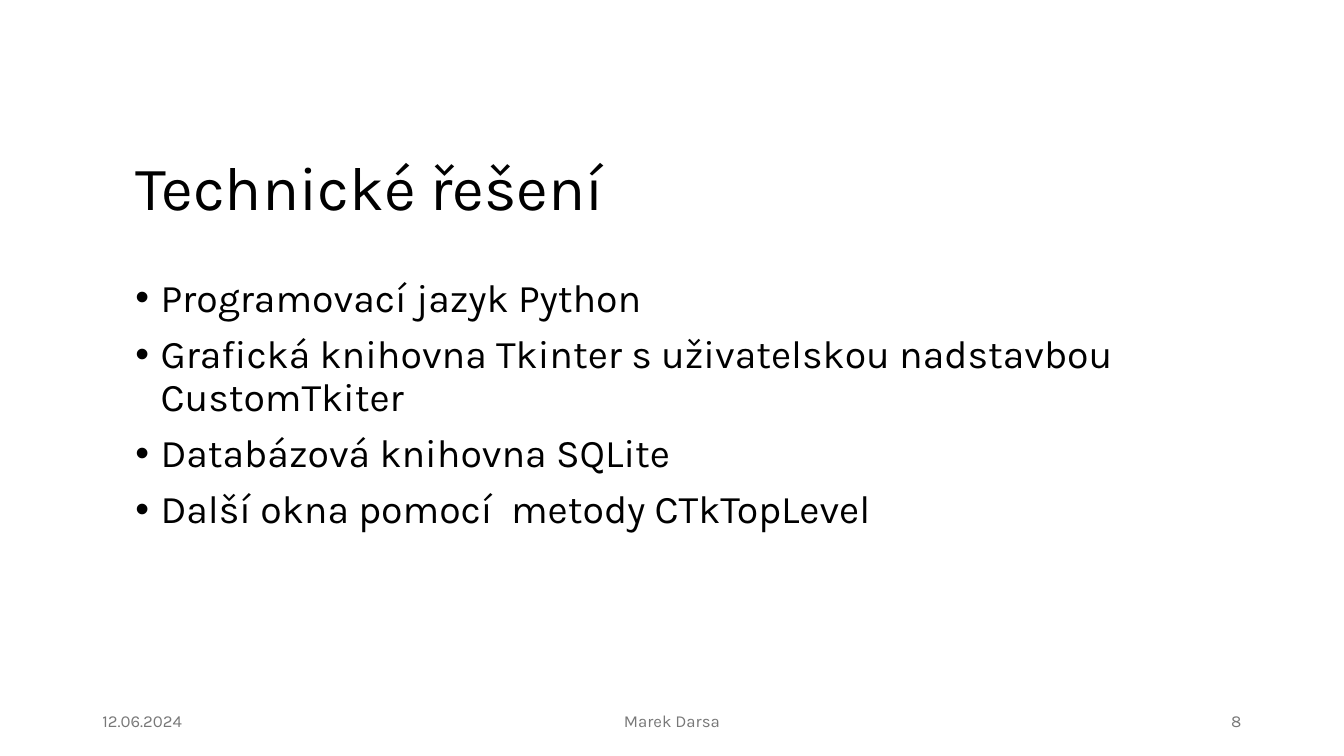
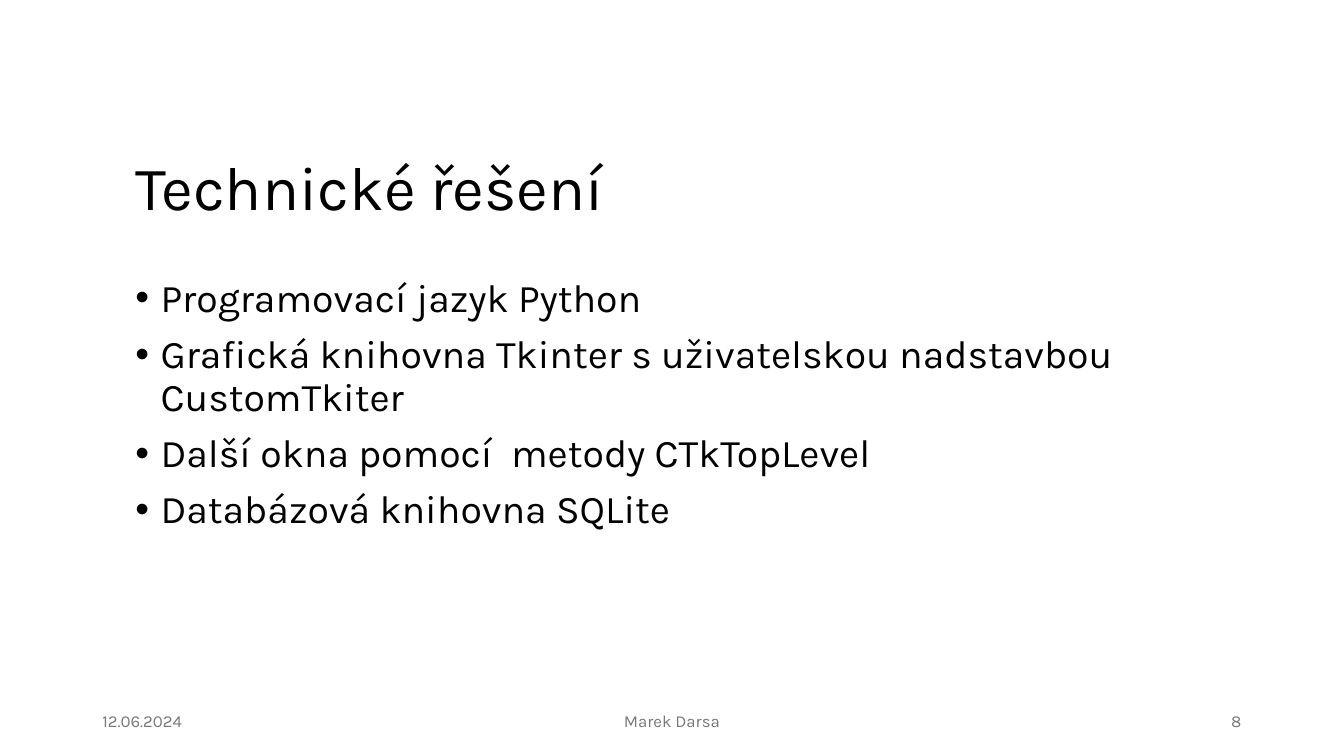
Before and after one commit to IronKnee22/Bakalarka, a slide deck: slide 8 of N_Obhajoba_darsamar.pptx. Drawn at 1344x756 pixels with LibreOffice and Linux fonts; fonts in the diff are those of the drawing; background and template pictures are left out. Boxes give left, top, right and bottom in pixels: in the first picture for what was removed or moved away, otherwise in the second. Text is boxed around its words. In the diff, an @@ line names an element or a change of style, - is before the commit and + after.

Commit message:
casy slidů

```diff
--- a/N_Obhajoba_darsamar.pptx
+++ b/N_Obhajoba_darsamar.pptx
@@ text at (x1=161, y1=437, x2=871, y2=477): paragraph added @@
+• Další okna pomocí metody CTkTopLevel
@@ text at (x1=161, y1=493, x2=871, y2=533): paragraph removed @@
-• Další okna pomocí metody CTkTopLevel
```
